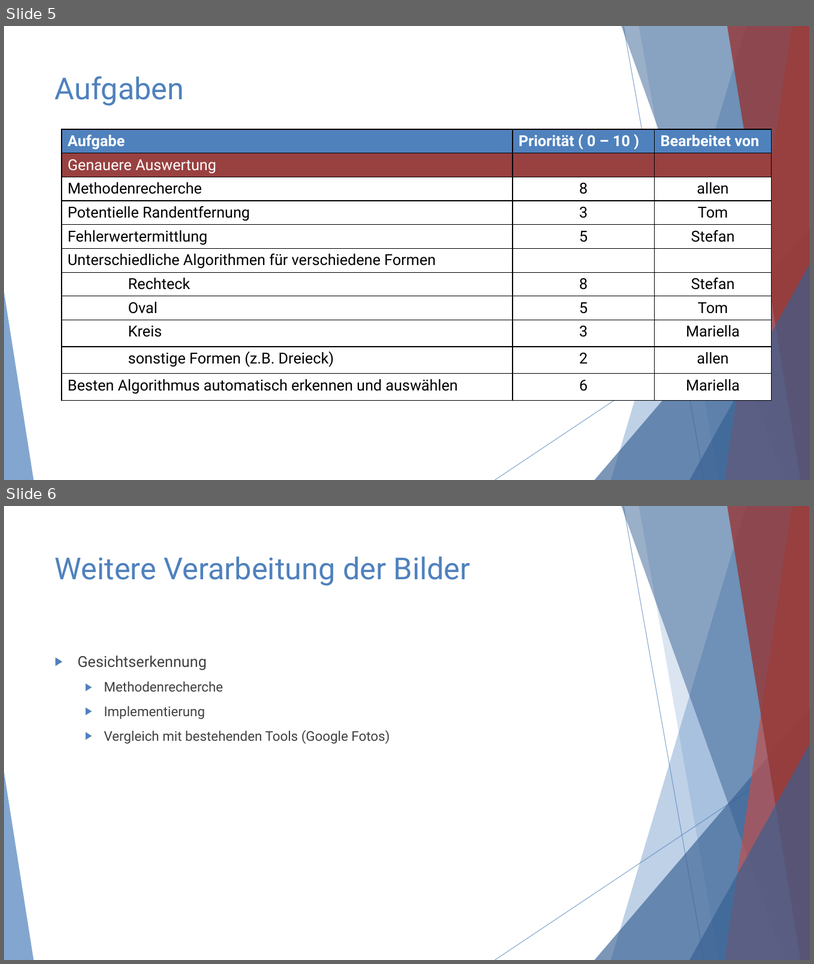
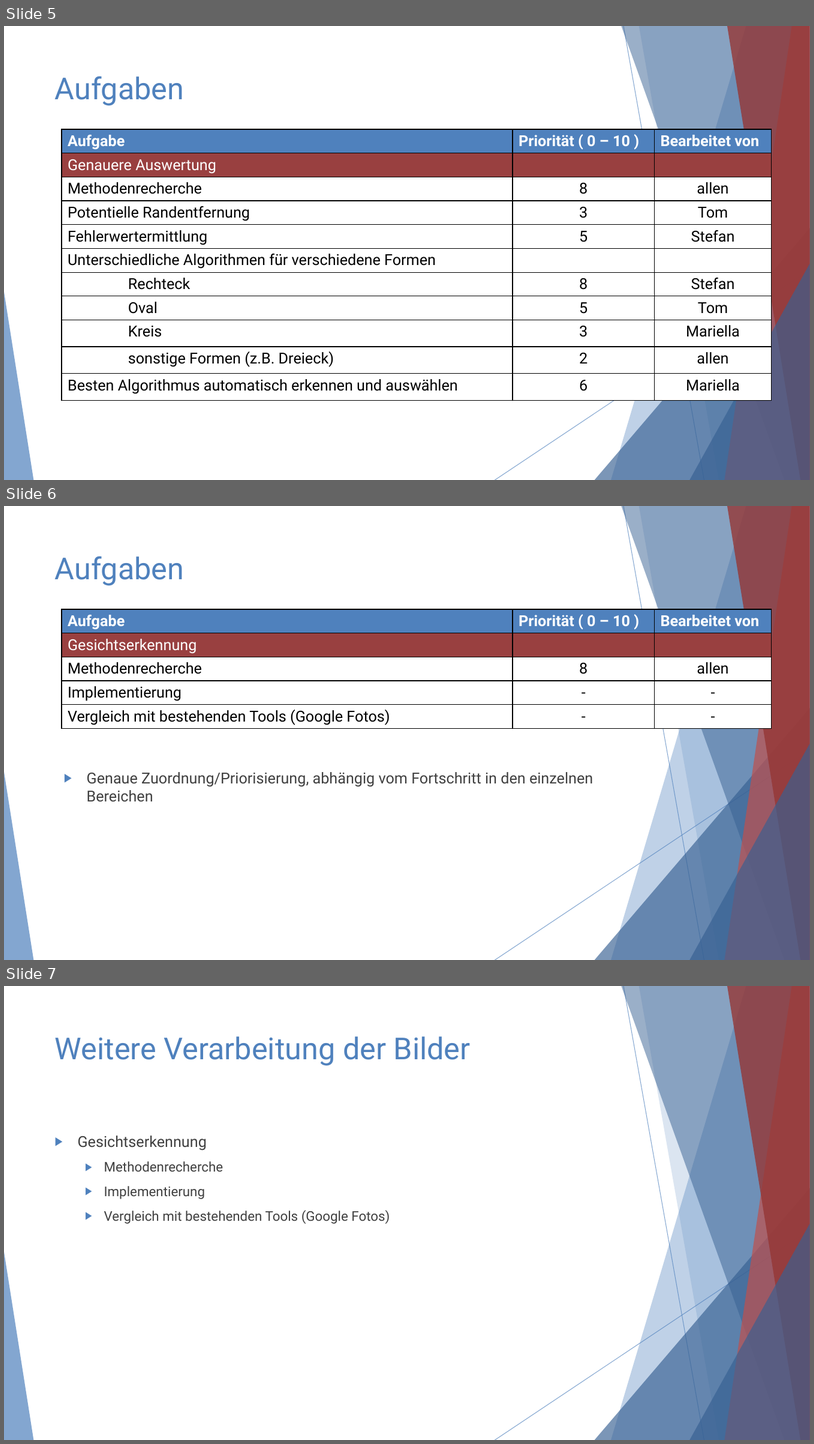
Before and after one commit to youssefMes/FotoAlbumExtractor, a slide deck: expose/expose_präsentation.pptx. Shown one above the other, each under a label of ours: slides 5 and 6 before the commit, slides 5, 6 and 7 after it. The pictures are 814x964 and 814x1444 pixels, drawn with LibreOffice and Linux fonts; fonts in the diff are those of the drawing. Boxes give left, top, right and bottom in pixels: in the first picture for what was removed or moved away, otherwise in the second. Text is boxed around its words. In the diff, an @@ line names an element or a change of style, - is before the commit and + after.

Commit message:
updated pres

```diff
--- a/expose/expose_präsentation.pptx
+++ b/expose/expose_präsentation.pptx
@@ slide 6 added at (4, 506, 810, 960), background #FFFFFF; not listed: 10 template elements that a slide beside it also shows @@
@@ title added at (55, 556, 185, 586), 36 pt, text #4F81BD @@
+Aufgaben
@@ table added at (62, 609, 772, 730), 5 rows, 3 columns @@
+Aufgabe | Priorität ( 0 – 10 ) | Bearbeitet von
+Gesichtserkennung |  | 
+Methodenrecherche | 8 | allen
+Implementierung | - | -
+Vergleich mit bestehenden Tools (Google Fotos) | - | -
@@ text added at (87, 772, 593, 802), 18 pt, text #404040 @@
+▶ Genaue Zuordnung/Priorisierung, abhängig vom Fortschritt in den einzelnen Bereichen
@@ what was slide 6 is now slide 7 @@
```
